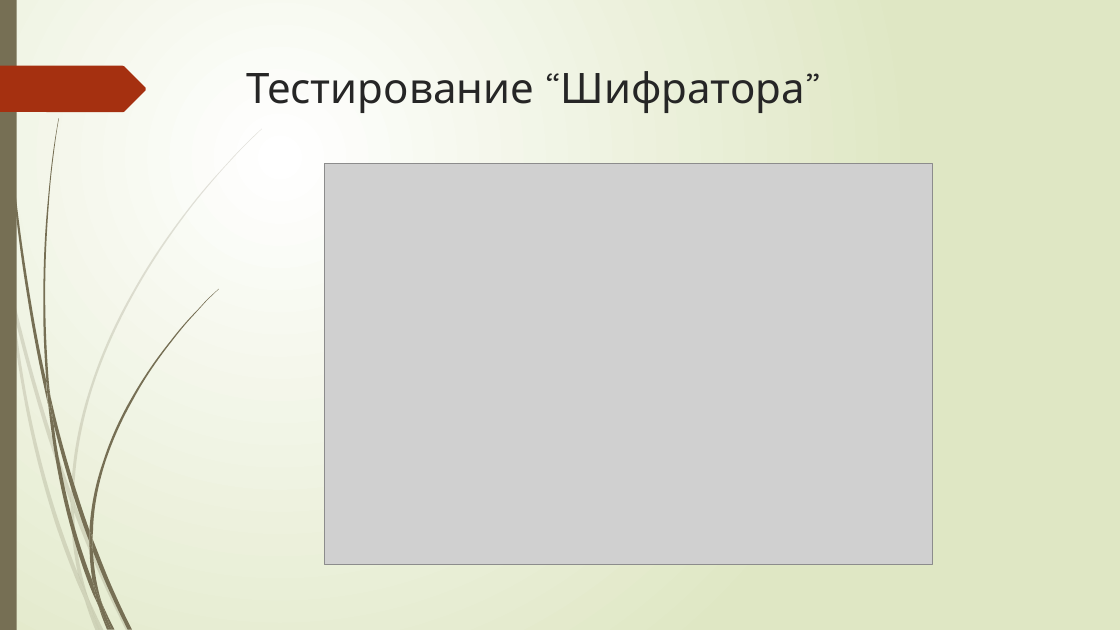
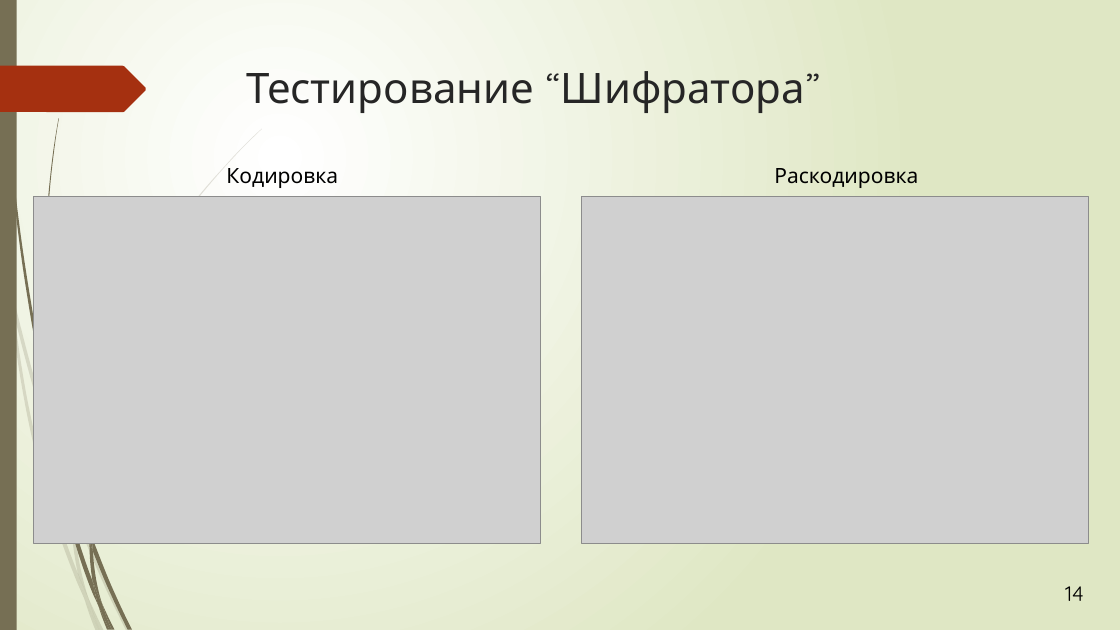
Before and after one commit to sashastahiev/ProisvodPractica, a slide deck: slide 14 of Разработка механизма защиты информации и персональных данных.pptm (slide 13 before the commit). Drawn at 1120x630 pixels with LibreOffice and Linux fonts; fonts in the diff are those of the drawing; grey boxes stand for pictures. Boxes give left, top, right and bottom in pixels: in the first picture for what was removed or moved away, otherwise in the second. Text is boxed around its words. In the diff, an @@ line names an element or a change of style, - is before the commit and + after.

```diff
--- a/Разработка механизма защиты информации и персональных данных.pptm
+++ b/Разработка механизма защиты информации и персональных данных.pptm
@@ text added at <box>226,168,338,188</box>, 18 pt, text #000000 @@
+Кодировка
@@ picture removed at <box>324,163,932,565</box> @@
@@ text added at <box>774,168,918,188</box>, 18 pt, text #000000 @@
+Раскодировка
@@ picture added at <box>34,196,541,543</box> @@
@@ picture added at <box>582,196,1090,543</box> @@
@@ freeform shape removed at <box>89,289,218,539</box> @@
@@ freeform shape removed at <box>46,377,54,424</box> @@
@@ freeform shape removed at <box>71,492,74,513</box> @@
@@ text added at <box>1065,586,1084,601</box>, 18 pt, text #000000 @@
+14
```
Also in this commit, not shown: 13 other slides changed, 2 slides added, 2 slides removed, 2 other files.
